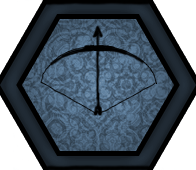
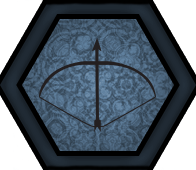
Before/after of a 196x170 layered artwork. What changed in the layer stack:
added layer "Vector Smart Object" (2nd of 2) above "health" over [39, 38, 156, 132]
hid "Layer 16" over [40, 25, 157, 117]
